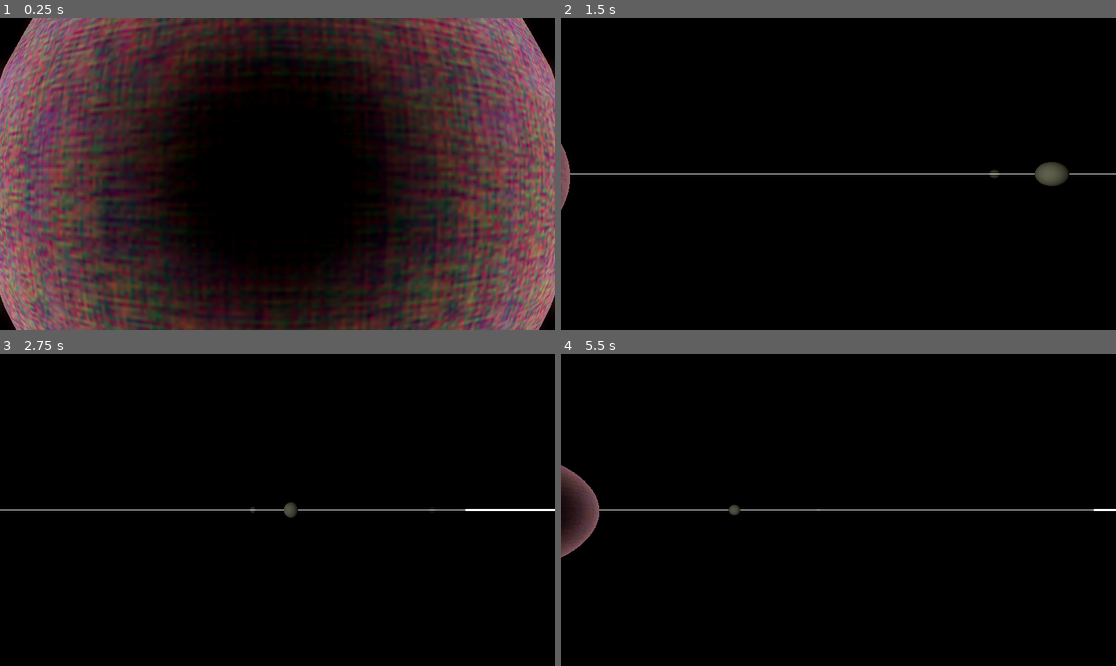
Above: before the commit, frames 1-4 (two rows, left to right).
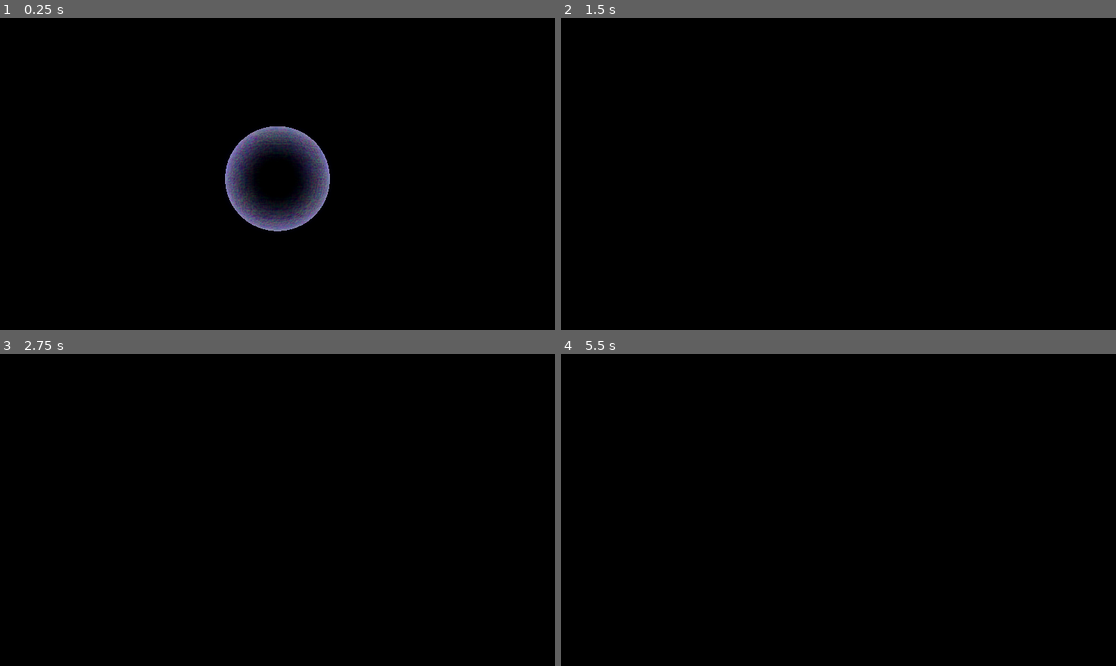
Above: after the commit, the same moments.

Repository: Pekersen/NFTL_Test_1.1
Game: Godot game, scene res://Main/main.tscn
Two runs of this game, one before a commit and one after it. Both use one fixed random seed, a clock stepped at 60 frames per second and the inputs below.
Inputs (mouse positions are in pixels of both pictures, inside the frame that each line leads up to):
- Up to frame 1 (0.25 s): no input
- Up to frame 2 (1.5 s): tap Enter at 0.5 s; move the mouse to (960, 158) at 0.52 s; hold D (right) 0.53-1.25 s; click (960, 158) at 0.6 s; drag from (727, 189) to (810, 236) at 1.27 s
- Up to frame 3 (2.75 s): move the mouse to (333, 441) at 2.02 s; hold D (right) from 2.03 s (still down); hold Middle mouse button (camera_to_cursor) from 2.03 s (still down); click (333, 441) at 2.3 s
- Up to frame 4 (5.5 s): release D (right) at 2.75 s; release Middle mouse button (camera_to_cursor) at 2.75 s; drag from (810, 572) to (672, 463) at 2.77 s; move the mouse to (1005, 556) at 3.52 s; hold A (left) 3.53-4.25 s; hold Ctrl (ctrl) 3.53-4.25 s; click (1005, 556) at 3.8 s; drag from (672, 463) to (755, 432) at 4.27 s; move the mouse to (866, 510) at 5.02 s; hold S (back) from 5.03 s (still down); hold Right mouse button (right click) from 5.03 s (still down); click (866, 510) at 5.3 s

The runs differ from the first frame. In frame 1, 76% of the frame differs, in the area x 0-100%, y 0-100%; in frame 2, 0.8%; in frame 3, 0.4%; in frame 4, 1.7%.
Error after the commit: Parse Error: Could not resolve class "SystemGeneration". (res://Generation/System.gd:1)

Commit message:
Star rotation and moons
Added a rotation variable for stars. Started working on moons. Moons are successfully able to be instantiated, however they still need orbits and to be centered on planets.

Diff:
--- /dev/null
+++ b/Celestial Objects/Moons/moon.gd
@@ -0,0 +1,39 @@
+extends Moon
+
+@onready var moonMesh = $RotationPoint/Core/TrueMoon
+@onready var core = $"RotationPoint/Core"
+@onready var moonCollision = $"RotationPoint/Core/MoonCollision"
+@onready var orbitMesh = $Orbit
+
+
+func _init():
+	radius_variance = [0.01, 0.05]
+	#orbit_speed_variance = [0.1, 3] # this is temporary. There should be other values
+									# that affect this (e.g. distance).
+	print("default")
+	distance = 10
+	radius = offsetValue(radius_variance)
+	mass = 0.01
+	#orbit_speed = offsetValue(orbit_speed_variance)
+
+# Called when the node enters the scene tree for the first time.
+func _ready():
+
+	print("setting radius")
+	# Init orbit visuals
+	orbitMesh.mesh.outer_radius = distance + 0.025
+	orbitMesh.mesh.inner_radius = distance - 0.025
+	core.position.x = distance
+	# Init planet visuals
+	moonMesh.mesh.radius = radius
+	moonMesh.mesh.height = radius * 2
+	# Init click area
+	moonCollision.shape.radius = radius + click_forgiveness
+
+
+	#orbitMesh.material.render_mode = Enums.RENDER_MODE_DISABLED
+
+# Called every frame. 'delta' is the elapsed time since the previous frame.
+func _process(delta: float) -> void:
+	#orbit(delta)
+	pass
--- a/Celestial Objects/Planets/planet.tscn
+++ b/Celestial Objects/Moons/moon.tscn
@@ -1,13 +1,13 @@
-[gd_scene load_steps=6 format=3 uid="uid://cqtxuyes4fdju"]
+[gd_scene load_steps=6 format=3 uid="uid://c1cm6ln654raf"]
 
-[ext_resource type="Script" path="res://Celestial Objects/Planets/planet.gd" id="1_21ytp"]
+[ext_resource type="Script" path="res://Celestial Objects/Moons/moon.gd" id="1_qvuol"]
 
-[sub_resource type="StandardMaterial3D" id="StandardMaterial3D_vi71a"]
+[sub_resource type="StandardMaterial3D" id="StandardMaterial3D_nbg0y"]
 shading_mode = 0
 
 [sub_resource type="TorusMesh" id="TorusMesh_3ugw0"]
 resource_local_to_scene = true
-material = SubResource("StandardMaterial3D_vi71a")
+material = SubResource("StandardMaterial3D_nbg0y")
 inner_radius = 9.995
 outer_radius = 10.0
 rings = 128
@@ -20,9 +20,8 @@
 
 [sub_resource type="SphereShape3D" id="SphereShape3D_gfk4t"]
 
-[node name="Planet" type="Node3D" node_paths=PackedStringArray("rotationPoint")]
-script = ExtResource("1_21ytp")
-rotationPoint = NodePath("RotationPoint")
+[node name="Moon" type="Node3D"]
+script = ExtResource("1_qvuol")
 
 [node name="Orbit" type="MeshInstance3D" parent="."]
 cast_shadow = 0
@@ -33,8 +32,8 @@
 [node name="Core" type="StaticBody3D" parent="RotationPoint"]
 transform = Transform3D(1, 0, 0, 0, 1, 0, 0, 0, 1, 20, 0, 0)
 
-[node name="TruePlanet" type="MeshInstance3D" parent="RotationPoint/Core"]
+[node name="TrueMoon" type="MeshInstance3D" parent="RotationPoint/Core"]
 mesh = SubResource("SphereMesh_xsawm")
 
-[node name="PlanetCollision" type="CollisionShape3D" parent="RotationPoint/Core"]
+[node name="MoonCollision" type="CollisionShape3D" parent="RotationPoint/Core"]
 shape = SubResource("SphereShape3D_gfk4t")
--- a/Celestial Objects/Moons/moons_script.gd
+++ b/Celestial Objects/Moons/moons_script.gd
@@ -1,4 +1,6 @@
 class_name Moon extends CelestialObject
+
+@export var rotationPoint : Node3D
 
 var distance : float
 var tidally_locked : bool
@@ -6,3 +8,7 @@
 var rotation_speed : float
 
 var orbit_angle : float # may have to be a vector to account for x and z rotation
+
+const ORBIT_SPEED_YEAR := PI/6
+func orbit(delta):
+	rotationPoint.rotate_y(ORBIT_SPEED_YEAR * orbit_speed * delta)
--- a/Celestial Objects/Planets/planets_script.gd
+++ b/Celestial Objects/Planets/planets_script.gd
@@ -1,7 +1,6 @@
 class_name Planet extends CelestialObject
 
 @export var rotationPoint : Node3D
-
 
 var distance : float
 var num_moons : int
--- a/Celestial Objects/Stars/star.gd
+++ b/Celestial Objects/Stars/star.gd
@@ -78,10 +78,21 @@
 		color_variance_g = [0.25,0.35]
 		color_variance_b = [0.2,0.3]
 
+	rotation_speed_variance = [0,0]
+
+	var random_float = randf()
+	if random_float < 0.6:
+		rotation_speed_variance = [0.2,0.2]
+	elif random_float > 0.99:
+		rotation_speed_variance = [100,100]
+	else:
+		rotation_speed_variance = [0.1,10]
+
 	radius = offsetValue(radius_variance)
 	mass = offsetValue(mass_variance)
 	luminosity = offsetValue(luminosity_variance)
 	temperature = offsetValue(temperature_variance)
+	rotation_speed = offsetValue(rotation_speed_variance)
 
 	color_r = offsetValue(color_variance_r)
 	color_g = offsetValue(color_variance_g)
@@ -92,6 +103,7 @@
 	print("Luminosity: " + str(luminosity))
 	print("Temperature: " + str(temperature))
 	print("Color: R-" + str(color_r) + ", G-" + str(color_g) + ", B-" + str(color_b) + ", ")
+	print("Rotation Speed: " + str(rotation_speed))
 
 	starMesh.mesh.radius = radius
 	starMesh.mesh.height = radius * 2
@@ -116,4 +128,4 @@
 
 # Called every frame. 'delta' is the elapsed time since the previous frame.
 func _process(delta):
-	pass
+	star_rotate(delta)
--- a/Celestial Objects/Stars/stars_script.gd
+++ b/Celestial Objects/Stars/stars_script.gd
@@ -1,6 +1,7 @@
 class_name Star extends CelestialObject
 
 var luminosity : float
+var rotation_speed : float
 #var num_planets : int
 #var num_asteroids : int
 
@@ -8,7 +9,11 @@
 var color_g : float
 var color_b : float
 
+var rotation_speed_variance : Array[float]
 var luminosity_variance : Array[float]
 var color_variance_r : Array[float]
 var color_variance_g : Array[float]
 var color_variance_b : Array[float]
+
+func star_rotate(delta):
+	rotate_y(rotation_speed * delta)
--- a/Generation/generate_system.gd
+++ b/Generation/generate_system.gd
@@ -6,13 +6,16 @@
 
 @onready var planet = preload("res://Celestial Objects/Planets/planet.tscn")
 @onready var star = preload("res://Celestial Objects/Stars/star.tscn")
+@onready var moon = preload("res://Celestial Objects/Moons/moon.tscn")
 
 var num_planets : int
 var num_astroids : int
 var star_type : String
+var num_moons : int
 
 var orbit_sum := 0.0
 var planetInstance_distance
+var moonInstance_distance
 
 signal star_gen(star_type)
 
@@ -60,7 +63,7 @@
 		orbit_sum += planetInstance.distance
 
 		print("Here: " + str(planetInstance.distance))
-
+		initMoon()
 		add_child(planetInstance)
 
 
@@ -70,6 +73,26 @@
 	planetInstance.distance = planetInstance_distance
 	planetInstance.orbit_speed = offsetValue([0.5,1.0])
 	planetInstance.radius = offsetValue([0.1,0.8])
+	num_moons = offsetValue([1,4])
+	print("Moons: " + str(num_moons))
+
+func initMoon():
+	print(num_moons)
+	for i in range(num_moons):
+		print("making moon...")
+		var moonInstance = moon.instantiate()
+		initMoonVars(moonInstance)
+
+		print("Here: " + str(moonInstance.distance))
+
+		add_child(moonInstance)
+
+func initMoonVars(moonInstance):
+	# TEMP VALUES
+	moonInstance_distance = offsetValue([11.0,20.0])
+	moonInstance.distance = moonInstance_distance
+	moonInstance.orbit_speed = offsetValue([0.5,1.0])
+	moonInstance.radius = offsetValue([0.1,0.8])
 
 func initStar():
 	star_gen.emit(star_type)
